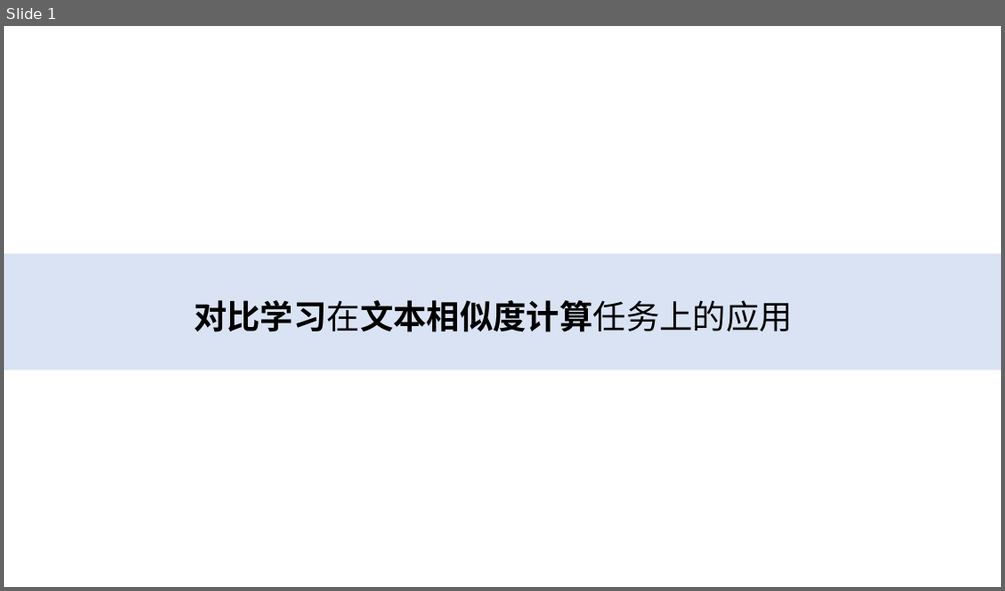
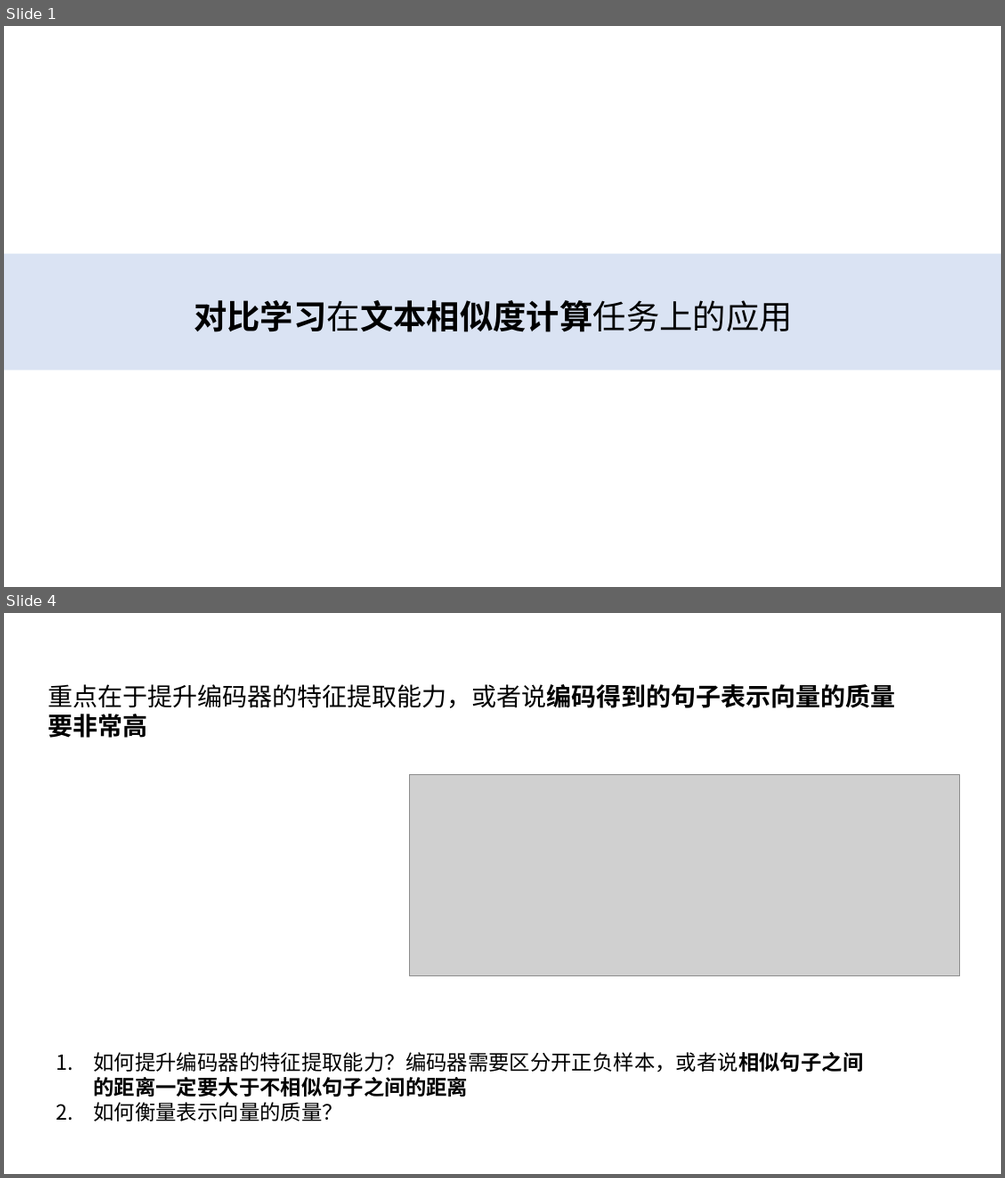
Before and after one commit to xianghuisun/ContrativeLearningInNLP, a slide deck: GroupMeeting.pptx. Shown one above the other, each under a label of ours: slide 1 before the commit, slides 1 and 4 after it; the slides between them are not shown. The pictures are 1005x591 and 1005x1178 pixels, drawn with LibreOffice and Linux fonts; fonts in the diff are those of the drawing; grey boxes stand for pictures; background and template pictures are left out. Boxes give left, top, right and bottom in pixels: in the first picture for what was removed or moved away, otherwise in the second. Text is boxed around its words. In the diff, an @@ line names an element or a change of style, - is before the commit and + after.

```diff
--- a/GroupMeeting.pptx
+++ b/GroupMeeting.pptx
@@ slide 4 added at (4, 613, 1001, 1174), background #FFFFFF @@
@@ text added at (48, 684, 895, 738), 24 pt, text #000000 @@
+重点在于提升编码器的特征提取能力，或者说编码得到的句子表示向量的质量要非常高
@@ picture added at (410, 774, 961, 976) @@
@@ text added at (93, 1052, 863, 1121), 20 pt, text #000000 @@
+1. 如何提升编码器的特征提取能力？编码器需要区分开正负样本，或者说相似句子之间的距离一定要大于不相似句子之间的距离
+2. 如何衡量表示向量的质量？
```
Also in this commit, not shown: 1 slide changed, 14 other slides added, 8 other files.
